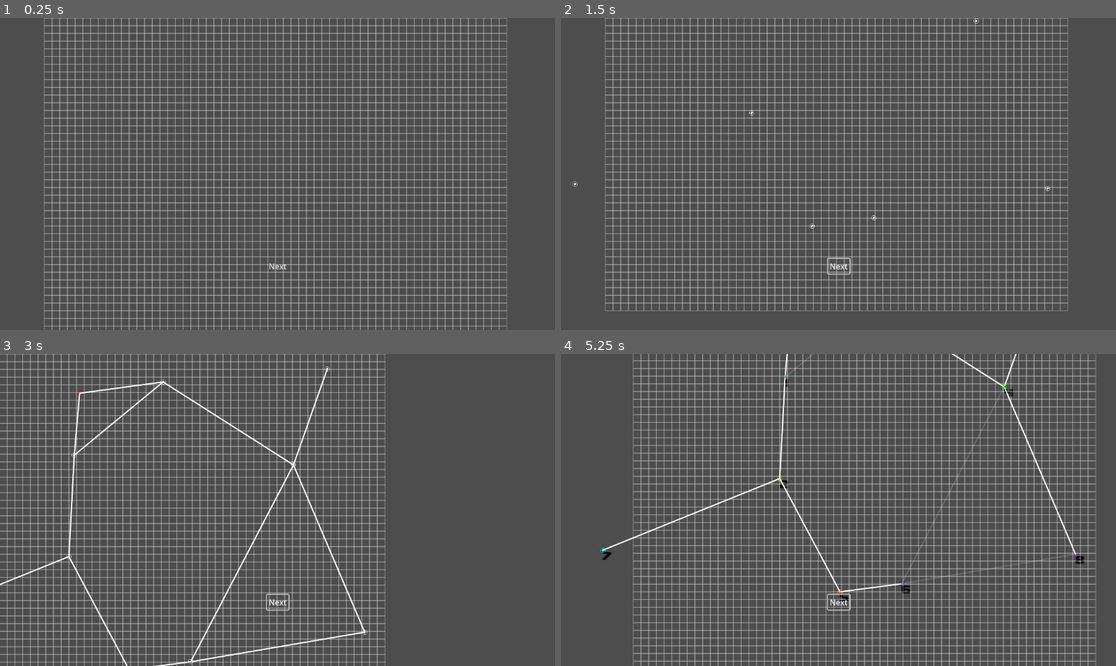
Above: before the commit, frames 1-4 (two rows, left to right).
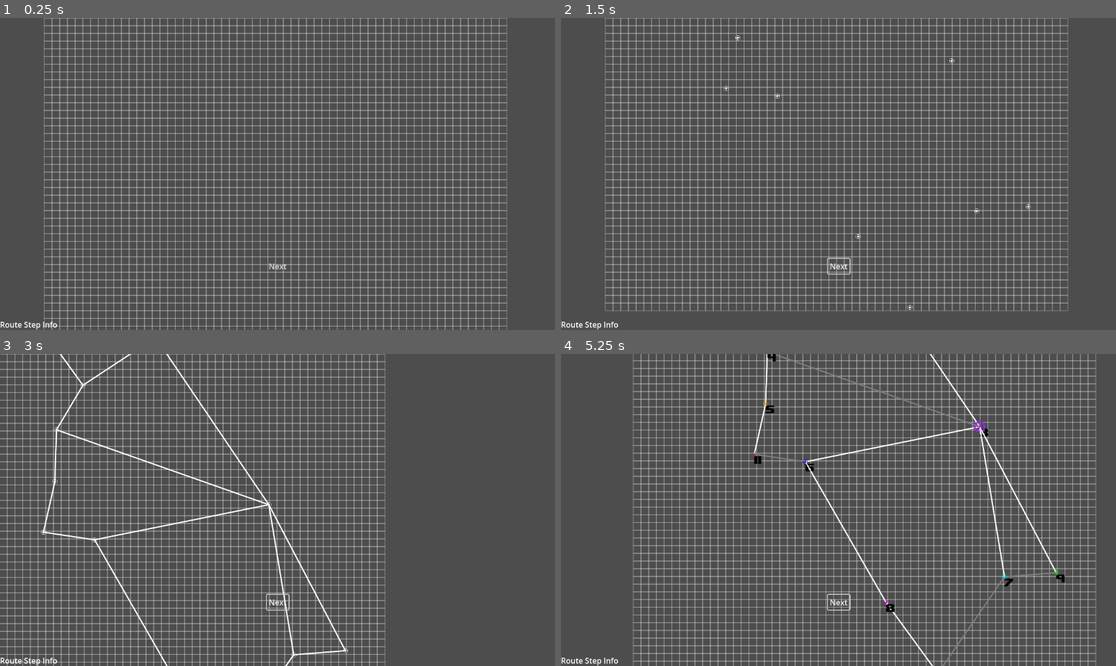
Above: after the commit, the same moments.

Repository: ionn232/Procedural-Generation-Applied-to-Metroidvania-Level-Design
Game: Godot game, scene res://scene/main_scene.tscn
Same seed, same stepped clock (60 frames per second), same inputs: the game is played once before the commit and once after it.
Inputs (mouse positions are in pixels of both pictures, inside the frame that each line leads up to):
- Up to frame 1 (0.25 s): no input
- Up to frame 2 (1.5 s): click "Next" at 0.5 s; click "Next" at 1.25 s
- Up to frame 3 (3 s): click "Next" at 2 s; tap Enter at 2.75 s; move the mouse to (399, 494) at 2.77 s; press the mouse at (399, 494) at 2.78 s
- Up to frame 4 (5.25 s): tap Space at 3.5, 5 s; move the mouse to (727, 525) at 3.52 s; release the mouse at (727, 525) at 3.53 s; tap Mouse wheel down (UnZoomTick) at 3.6 s; tap Enter at 4.25 s; move the mouse to (894, 441) at 4.27 s; tap Mouse wheel up (ZoomTick) at 4.35 s; move the mouse to (810, 572) at 5.02 s; click (810, 572) at 5.1 s

The runs differ from the first frame. In frame 1, 0.1% of the frame differs, in the area x 0-11%, y 97-100%; in frame 2, 0.2%; in frame 3, 3.1%, in the area x 0-67%, y 0-100%; in frame 4, 2.7%.

Commit message:
step 6 + 7

Diff:
--- a/class/abstract/area_point.gd
+++ b/class/abstract/area_point.gd
@@ -43,15 +43,19 @@
 	pass
 
 func _draw(): #USES LOCAL COORDINATES!
-	#draw area index
-	if (Utils.generator_stage == 5):
-		draw_string_outline(font, Vector2(0,20), str(area_index),0,-1,32,0.5,Color.BLACK)
-
 	#draw area relation lines
 	for i:int in range(len(relations)):
 		var connecting_area:AreaPoint = relations[i]
-		if (Utils.generator_stage == 5):
-			var rel_color:Color = Color.WHITE if relation_is_progress[i] else Color.DIM_GRAY
+		if (Utils.generator_stage >= 5):
+			var rel_color:Color = Color.WHITE if relation_is_progress[i] else Color.WEB_GRAY
 			draw_line(Vector2(0,0), to_local(connecting_area.pos), rel_color, 1, true)
 		else:
 			draw_line(Vector2(0,0), to_local(connecting_area.pos), Color.WHITE, 1, true)
+
+	#draw area index
+	if (Utils.generator_stage >= 5):
+		draw_string_outline(font, Vector2(0,20), str(area_index),0,-1,32,0.5,Color.BLACK)
+
+	#circle hub-containing area
+	if self.has_hub:
+		draw_circle(Vector2(0,0), 10, Utils.area_colors[area_index], false, 2.0, true)
--- a/class/map_generator.gd
+++ b/class/map_generator.gd
@@ -6,22 +6,23 @@
 @export var map_size_x:int
 @export var map_size_y:int
 
-@export var route_steps:int
+@export var number_route_steps:int
 @export var number_of_areas:int
-@export var area_size_factor:float
+#@export var area_size_factor:float
 
 var rng : RandomNumberGenerator = RandomNumberGenerator.new()
 
-func _ready() -> void: ##level and map initializations
+func _ready() -> void: ##level, map initializations // rng seeding
 	Level.map_size_x = map_size_x
 	Level.map_size_y = map_size_y
 	var main_map:Map = Map.new()
 	main_map.initialize_map()
 	Level.map = main_map
+
 	ui.stage_changed.connect(_stage_handler.bind())
-	rng.seed = hash("test")
-
-func _stage_handler():
+	#rng.seed = hash("test")
+
+func _stage_handler(): #TODO: queue redraws each step instead of arbitrarily
 	match(Utils.generator_stage):
 		1:
 			step_1()
@@ -34,9 +35,9 @@
 		5:
 			step_5()
 		6:
-			pass
+			step_6()
 		7:
-			pass
+			step_7()
 		8:
 			pass
 
@@ -87,73 +88,6 @@
 		current_area.queue_redraw()
 	join_stragglers()
 	#DEBUG_check_parity()
-
-#TODO: tweak values
-const MIN_ANGULAR_DISTANCE:float = PI/2.5
-func compute_area_relations(index:int):
-	var angles:Array = [] #type: float | null
-	var angle_candidates:Array = [] #type: float | null
-	angles.resize(number_of_areas)
-	angle_candidates.resize(number_of_areas)
-	var current_area:AreaPoint = Level.area_points[index]
-	#record relative angles
-	for j:int in range(number_of_areas):
-		var second_area:AreaPoint = Level.area_points[j]
-		if current_area == second_area: continue
-		var angle = current_area.pos.angle_to_point(second_area.pos)
-		angles[j] = angle
-	#import existing relations for computation, remove from relation arrays
-	for existing_relation:AreaPoint in current_area.relations:
-		var existing_index:int = Level.area_points.find(existing_relation)
-		angle_candidates[existing_index] = angles[existing_index]
-		existing_relation.relations.erase(current_area)
-	current_area.relations.resize(0)
-	#compare angles and distances, decide area relations
-	decide_relations(current_area, angles, angle_candidates)
-	#establish relations between current area and each final candidate
-	for j:int in range(number_of_areas):
-		var final_candidate = angle_candidates[j]
-		if !final_candidate: continue
-		if index==j: continue
-		current_area.relations.push_back(Level.area_points[j])
-		Level.area_points[j].relations.push_back(current_area)
-
-func decide_relations(current_area:AreaPoint, angles:Array, angle_candidates:Array):
-	#var max_distance :float = (map_size_x + map_size_y)*16 / float(number_of_areas * 0.1) #TODO: tweak n use this maybe
-	for j:int in range(number_of_areas):
-		var second_area_angle = angles[j]
-		if !second_area_angle: continue
-		#check if area is suitable
-		var suitable = true
-		for k:int in range(number_of_areas):
-			var existing_relation_angle = angle_candidates[k]
-			if j==k: continue
-			if !existing_relation_angle: continue
-			if abs(existing_relation_angle - second_area_angle) < MIN_ANGULAR_DISTANCE:
-				suitable = false
-				var distance_existing:float = current_area.pos.distance_squared_to(Level.area_points[k].pos)
-				var distance_new:float = current_area.pos.distance_squared_to(Level.area_points[j].pos)
-				if distance_new < distance_existing:
-					angle_candidates[k] = null
-					angle_candidates[j] = angles[j]
-		if suitable:
-			angle_candidates[j] = second_area_angle #TODO: introduce randomness to make it more interesting
-
-func join_stragglers():
-	for current_area:AreaPoint in Level.area_points:
-		if len(current_area.relations) == 0:
-			print('lone area: ', Level.area_points.find(current_area))
-			var min_dist:float = INF
-			var closest_area_index:int
-			for i:int in range(number_of_areas):
-				var second_area:AreaPoint = Level.area_points[i]
-				if current_area == second_area: continue
-				var distance_sq:float = current_area.pos.distance_squared_to(second_area.pos)
-				if distance_sq < min_dist:
-					min_dist = distance_sq
-					closest_area_index = i
-			current_area.relations.push_back(Level.area_points[closest_area_index])
-			Level.area_points[closest_area_index].relations.push_back(current_area)
 
 func step_5(): ##designate area order by expanding from initial area, designate areas as progression or backtracking
 	#struct inits
@@ -218,6 +152,132 @@
 			area_1.relation_is_progress[area_1.relations.find(area_2)] = true
 			area_2.relation_is_progress[area_2.relations.find(area_1)] = true
 
+func step_6(): ##establish hub-containing area
+	#get area with most progression relations
+	var hub_area:AreaPoint
+	var max_num_relations:int = 0
+	for i:int in range(len(Level.area_points)):
+		var current_area = Level.area_points[i]
+		var num_relations:int = current_area.relation_is_progress.reduce(
+			func(accum:int, val:bool): return accum+int(val)
+			, 0)
+		if num_relations > max_num_relations:
+			hub_area = current_area
+			max_num_relations = num_relations
+	#apply result
+	hub_area.has_hub = true
+	hub_area.queue_redraw()
+
+func step_7(): ##establish area-rs relations
+	var num_areas_left:int = number_of_areas
+	var num_rs_left:int = number_route_steps
+	var route_steps:Array[RouteStep]
+	route_steps.resize(number_route_steps)
+	var area_index:int = 0
+	for i:int in range(number_route_steps):
+		#initialize route step
+		route_steps[i] = RouteStep.createNew(i)
+		#assign weight. for each whole 1.0 secures an area
+		var RS_weight:float = num_areas_left / float(num_rs_left)
+		var new_areas_this_iteration:int = 0 #used to prevent assigning the same area to a route step twice
+		while RS_weight > 1.0:
+			route_steps[i].areas.push_back(Level.area_points[area_index])
+			num_areas_left -= 1
+			area_index += 1
+			RS_weight -= 1.0
+			new_areas_this_iteration += 1
+		var roll = rng.randf()
+		#successful roll --> assigns new area to route step
+		if roll < RS_weight:
+			route_steps[i].areas.push_back(Level.area_points[area_index])
+			num_areas_left -= 1
+			area_index += 1
+		#edge case: force succesful roll if no previous areas
+		elif (area_index == 0):
+			route_steps[i].areas.push_back(Level.area_points[area_index])
+			num_areas_left -= 1
+			area_index += 1
+		#unsuccesful roll --> assign from previous areas to route step
+		else:
+			var num_prev_areas:int = rng.randi_range(1, area_index - new_areas_this_iteration)
+			var available_indexes:Array = range(area_index - new_areas_this_iteration)
+			for j:int in range(num_prev_areas):
+				var index_list_random_index:int = rng.randi_range(0, len(available_indexes)-1)
+				var random_index = available_indexes.pop_at(index_list_random_index)
+				route_steps[i].areas.push_back(Level.area_points[random_index])
+		num_rs_left -= 1
+	#Apply results
+	Level.route_steps = route_steps
+	#DEBUG report results
+	DEBUG_check_RSs()
+
+#TODO: tweak values
+const MIN_ANGULAR_DISTANCE:float = PI/2.5
+func compute_area_relations(index:int):
+	var angles:Array = [] #type: float | null
+	var angle_candidates:Array = [] #type: float | null
+	angles.resize(number_of_areas)
+	angle_candidates.resize(number_of_areas)
+	var current_area:AreaPoint = Level.area_points[index]
+	#record relative angles
+	for j:int in range(number_of_areas):
+		var second_area:AreaPoint = Level.area_points[j]
+		if current_area == second_area: continue
+		var angle = current_area.pos.angle_to_point(second_area.pos)
+		angles[j] = angle
+	#import existing relations for computation, remove from relation arrays
+	for existing_relation:AreaPoint in current_area.relations:
+		var existing_index:int = Level.area_points.find(existing_relation)
+		angle_candidates[existing_index] = angles[existing_index]
+		existing_relation.relations.erase(current_area)
+	current_area.relations.resize(0)
+	#compare angles and distances, decide area relations
+	decide_relations(current_area, angles, angle_candidates)
+	#establish relations between current area and each final candidate
+	for j:int in range(number_of_areas):
+		var final_candidate = angle_candidates[j]
+		if !final_candidate: continue
+		if index==j: continue
+		current_area.relations.push_back(Level.area_points[j])
+		Level.area_points[j].relations.push_back(current_area)
+
+func decide_relations(current_area:AreaPoint, angles:Array, angle_candidates:Array):
+	#var max_distance :float = (map_size_x + map_size_y)*16 / float(number_of_areas * 0.1) #TODO: tweak n use this maybe
+	for j:int in range(number_of_areas):
+		var second_area_angle = angles[j]
+		if !second_area_angle: continue
+		#check if area is suitable
+		var suitable = true
+		for k:int in range(number_of_areas):
+			var existing_relation_angle = angle_candidates[k]
+			if j==k: continue
+			if !existing_relation_angle: continue
+			if abs(existing_relation_angle - second_area_angle) < MIN_ANGULAR_DISTANCE:
+				suitable = false
+				var distance_existing:float = current_area.pos.distance_squared_to(Level.area_points[k].pos)
+				var distance_new:float = current_area.pos.distance_squared_to(Level.area_points[j].pos)
+				if distance_new < distance_existing:
+					angle_candidates[k] = null
+					angle_candidates[j] = angles[j]
+		if suitable:
+			angle_candidates[j] = second_area_angle #TODO: introduce randomness to make it more interesting
+
+func join_stragglers():
+	for current_area:AreaPoint in Level.area_points:
+		if len(current_area.relations) == 0:
+			print('lone area: ', Level.area_points.find(current_area))
+			var min_dist:float = INF
+			var closest_area_index:int
+			for i:int in range(number_of_areas):
+				var second_area:AreaPoint = Level.area_points[i]
+				if current_area == second_area: continue
+				var distance_sq:float = current_area.pos.distance_squared_to(second_area.pos)
+				if distance_sq < min_dist:
+					min_dist = distance_sq
+					closest_area_index = i
+			current_area.relations.push_back(Level.area_points[closest_area_index])
+			Level.area_points[closest_area_index].relations.push_back(current_area)
+
 func DEBUG_check_parity():
 	var parity = true
 	for area:AreaPoint in Level.area_points:
@@ -226,6 +286,13 @@
 				parity = false
 				print('non-compliant: ', Level.area_points.find(area), ' // ' , Level.area_points.find(relation))
 	print('parity holds: ', parity)
+
+func DEBUG_check_RSs():
+	for RS:RouteStep in Level.route_steps:
+		print('---------------------------------------------------------------')
+		print('RS', RS.index, ' with areas: ')
+		for area in RS.areas:
+			print(area.area_index)
 
 func TEST_rooms():
 	#spawn room initialization
--- /dev/null
+++ b/class/route_step.gd
@@ -0,0 +1,21 @@
+class_name RouteStep
+extends Resource
+
+var index:int
+var areas:Array[AreaPoint]
+var keyset:Array[Key]
+var reward_pool:Array #TODO define type n shi
+
+static func createNew(new_index:int = -1,new_areas:Array[AreaPoint] = [], new_keyset:Array[Key] = [], new_RP:Array = []) -> RouteStep:
+	var new_RS:RouteStep = RouteStep.new()
+	new_RS.index = new_index
+	new_RS.areas = new_areas
+	new_RS.keyset = new_keyset
+	new_RS.reward_pool = new_RP
+	return new_RS
+
+func _ready() -> void:
+	pass # Replace with function body.
+
+func _process(delta: float) -> void:
+	pass
--- a/scene/area_point.tscn
+++ b/scene/area_point.tscn
@@ -7,5 +7,6 @@
 script = ExtResource("1_aycy7")
 
 [node name="Sprite" type="AnimatedSprite2D" parent="."]
+z_index = 1
 texture_filter = 1
 sprite_frames = ExtResource("2_bj010")
--- a/scene/main_scene.tscn
+++ b/scene/main_scene.tscn
@@ -13,13 +13,14 @@
 [node name="MapGenerator" parent="." instance=ExtResource("1_6rntq")]
 map_size_x = 60
 map_size_y = 60
-number_of_areas = 10
-area_size_factor = 5.0
+number_route_steps = 100
+number_of_areas = 12
 
 [node name="LayoutDisplay" parent="." node_paths=PackedStringArray("generator") instance=ExtResource("2_qa15b")]
 generator = NodePath("../MapGenerator")
 
 [node name="Grid" type="Node2D" parent="."]
+z_index = -1
 script = ExtResource("4_wqh5d")
 
 [node name="Camera2D" type="Camera2D" parent="."]
@@ -59,4 +60,14 @@
 text = "Next"
 flat = true
 
+[node name="RouteStepInfo" type="Label" parent="UI/UI"]
+layout_mode = 1
+anchors_preset = 2
+anchor_top = 1.0
+anchor_bottom = 1.0
+offset_top = -23.0
+offset_right = 40.0
+grow_vertical = 0
+text = "Route Step Info"
+
 [connection signal="button_down" from="UI/UI/AdvanceBtn" to="UI" method="_on_advance_btn_button_down"]
--- a/static_resources/level.gd
+++ b/static_resources/level.gd
@@ -6,13 +6,16 @@
 
 #The complete list of rooms
 static var rooms: Array[Room]
+#initial room #TODO:just make it first in rooms array
+static var initial_room:Room
 
 #map size
 static var map_size_x:int
 static var map_size_y:int
 
-#initial room #TODO:just make it first in rooms array
-static var initial_room:Room
-
+#area points
 static var area_points:Array[AreaPoint]
 static var initial_area:AreaPoint
+
+#route steps
+static var route_steps:Array[RouteStep]
Renamed: class/key.gd -> class/rewards/key.gd
